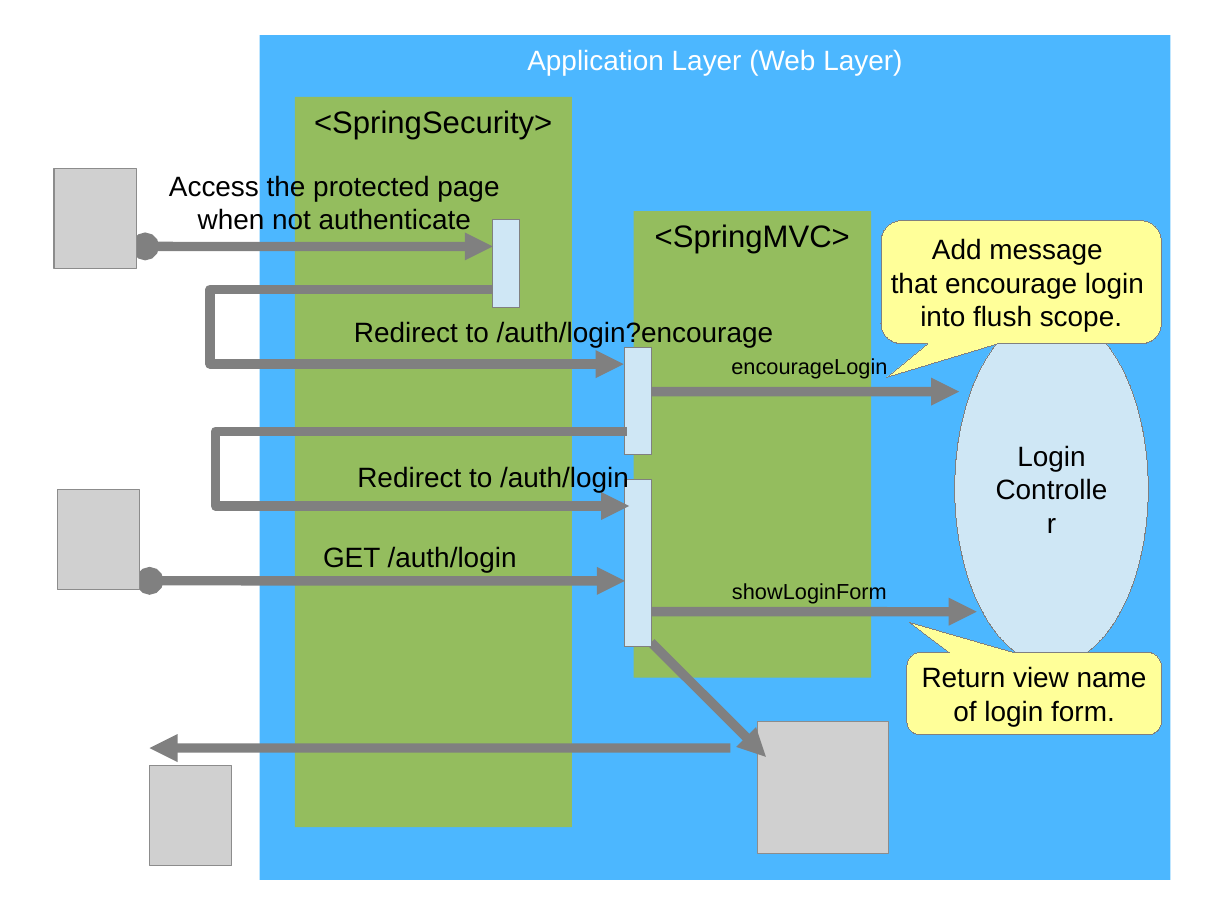
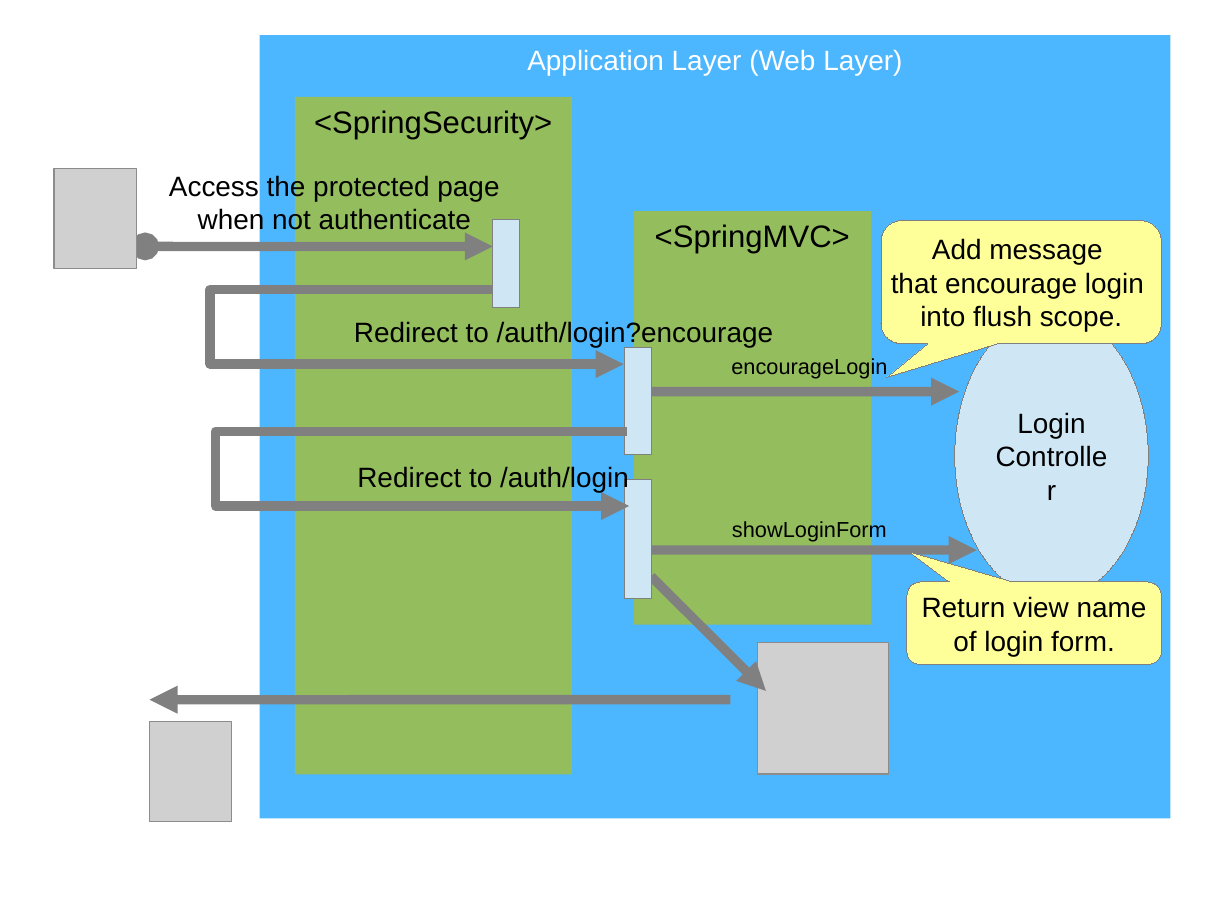
Before and after one commit to kazuki43zoo/demo-application, a slide deck: slide 2 of images/material.odp. Drawn at 1232x924 pixels with LibreOffice and Linux fonts; fonts in the diff are those of the drawing; grey boxes stand for pictures; background and template pictures are left out. Boxes give left, top, right and bottom in pixels: in the first picture for what was removed or moved away, otherwise in the second. Text is boxed around its words. In the diff, an @@ line names an element or a change of style, - is before the commit and + after.

```diff
--- a/images/material.odp
+++ b/images/material.odp
@@ rectangle "Application Layer (Web Layer)": place and size @@
-rectangle "Application Layer (Web Layer)" at (259,35,1171,880)
+rectangle "Application Layer (Web Layer)" at (259,35,1171,818)
@@ rectangle "<SpringSecurity>": place and size @@
-rectangle "<SpringSecurity>" at (295,97,572,828)
+rectangle "<SpringSecurity>" at (295,97,572,775)
@@ rectangle "<SpringMVC>": place and size @@
-rectangle "<SpringMVC>" at (634,211,872,677)
+rectangle "<SpringMVC>" at (634,211,872,625)
@@ ellipse "Login": place and size @@
-ellipse "Login" at (955,313,1148,665)
+ellipse "Login" at (955,313,1148,599)
@@ picture removed at (57,490,140,590) @@
@@ rectangle: place and size @@
-rectangle at (625,480,652,647)
+rectangle at (625,480,652,598)
@@ text "showLoginForm": place and size @@
-text "showLoginForm" at (732,582,887,604)
+text "showLoginForm" at (732,520,887,542)
@@ text removed at (323,546,517,572) @@
-GET /auth/login
@@ arrow moved from (652, 612) - (977, 612) to (652, 550) - (977, 550) @@
@@ double arrow removed from (150, 581) to (625, 581) @@
@@ arrow moved from (652, 643) - (766, 757) to (652, 577) - (766, 691) @@
@@ rounded speech box "Return view name": place and size @@
-rounded speech box "Return view name" at (907,653,1162,736)
+rounded speech box "Return view name" at (907,582,1162,665)
@@ picture: place and size @@
-picture at (758,722,890,854)
+picture at (758,643,890,775)
@@ arrow moved from (731, 748) - (150, 748) to (731, 700) - (150, 700) @@
@@ picture: place and size @@
-picture at (150,766,233,866)
+picture at (150,722,233,823)
```
Also in this commit, not shown: 3 other slides changed, 5 other files.
